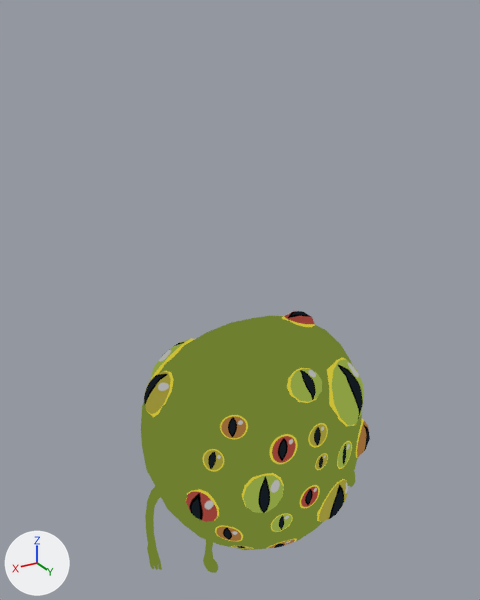
Renders of the glTF model godot/assets/models/battle/summons/EyeGuy.glb from each side of a commit.
Both versions are drawn from a 50 mm lens placed at (0.215, 0.338, 0.377), pointed at (-0.003, -0.025, 0.195). The axes (+X, +Y, +Z) are drawn at lower left. The lights are the same throughout. The first picture is the older version. Both versions are drawn at frame 5 of the action 'EyeGuy_Intro'; the numbers are the values there. Vertices at exactly the same position are counted once.

Objects in the first picture: 'EyeGuy.001'.
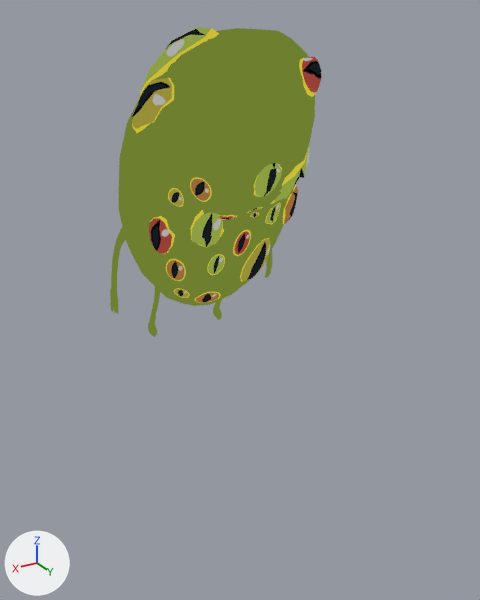
Changed parts and their boxes [x1, y1, x2, y2] in the pictures (480 x 600 px; the box of a moved part takes in the faces that stretch with it):
'EyeGuy.001', reshaped, rescaled, moved, turned: before [141, 311, 370, 573]; after [110, 27, 321, 337]
part 1 of me_eyeguy, moved or reshaped: before [317, 479, 348, 522]; after [240, 238, 271, 282]
part 2 of me_eyeguy, moved or reshaped: before [282, 311, 315, 327]; after [299, 57, 321, 97]
part 3 of me_eyeguy, moved or reshaped (not visible before): after [213, 300, 222, 320]
part 4 of me_eyeguy, moved or reshaped: before [349, 472, 355, 487]; after [265, 250, 272, 278]
part 5 of me_eyeguy, moved or reshaped: before [203, 540, 218, 573]; after [148, 287, 160, 337]
part 6 of me_eyeguy, moved or reshaped: before [145, 486, 162, 570]; after [110, 225, 128, 314]
part 7 of me_eyeguy, moved or reshaped: before [141, 316, 370, 550]; after [119, 27, 315, 306]

What changed in the scene script:
```text
Change me_eyeguy:
    used by ob_eyeguy_001; parent = ob_eyeguy; location = (0.0, 0.0, 0.0); rotation_euler = (1.571, 0.0, 0.0), in degrees (90, 0, 0)
    remove me_eyeguy.from_pydata(...)  # 1000 vertices, 1823 faces; spans x -1.79..1.8, y -0.01..3.75, z -1.48..1.3
    add me_eyeguy.from_pydata(...)  # 1000 vertices, 1823 faces; spans x -1.35..1.39, y -2.34..0.49, z 2.83..7.4
    me_eyeguy part 1: the loose piece of 37 vertices spanning x -0.79..-0.1, y 1.2..1.86, z -1.39..-1.08 is multiplied about its middle by the matrix ((0.76, 0.016, 0.012), (-0.005, 0.528, -0.721), (-0.017, 1.188, 0.319)), then moved by (0.14, -2.06, 5.67)
    me_eyeguy part 2: the loose piece of 37 vertices spanning x -0.93..-0.45, y 3.51..3.75, z -0.23..0.25 is multiplied about its middle by the matrix ((0.75, 0.022, 0.011), (-0.008, 1.016, -0.191), (-0.012, 0.869, 0.921)), then moved by (0.25, -3.27, 6.88)
    me_eyeguy part 3: the loose piece of 62 vertices spanning x -0.89..-0.7, y -0.01..0.72, z -0.24..0.07 is multiplied about its middle by the matrix ((0.732, 0.021, 0.003), (-0.001, 0.534, -0.674), (-0.011, 1.258, 0.286)), then moved by (0.22, -2.32, 3.42)
    me_eyeguy part 4: the loose piece of 101 vertices spanning x -1.79..-1.3, y 0.57..1.67, z -0.29..0.23 is multiplied about its middle by the matrix ((0.766, 0.021, 0.0), (-0.005, 0.511, -0.704), (-0.013, 1.2, 0.302)), then moved by (0.39, -2.7, 4.35)
    me_eyeguy part 5: the loose piece of 62 vertices spanning x 0.71..0.9, y -0.01..0.72, z -0.24..0.07 is multiplied about its middle by the matrix ((0.732, 0.021, 0.003), (-0.001, 0.534, -0.674), (-0.011, 1.258, 0.286)), then moved by (-0.21, -2.32, 3.4)
    me_eyeguy part 6: the loose piece of 101 vertices spanning x 1.31..1.8, y 0.57..1.67, z -0.29..0.23 is multiplied about its middle by the matrix ((0.766, 0.021, 0.0), (-0.005, 0.511, -0.704), (-0.013, 1.2, 0.302)), then moved by (-0.34, -2.72, 4.3)
    me_eyeguy part 7: 600 of 1000 vertices moved; they spanned x -1.56..1.59, y 0.53..3.71, z -1.48..1.3 and now span x -1.15..1.26, y -2.34..0.48, z 3.49..7.4; mean shift (0.06, -3.11, 5.84); largest move (-0.44, 3.71, -0.06) -> (-0.25, 0.45, 6.9)
Change ob_eyeguy_001:
    remove ob_eyeguy_001.parent = ob_eyeguy
    ob_eyeguy_001.rotation_euler: (1.571, 0.0, 0.0) -> (0.0, 0.0, 0.0)  # degrees (90, 0, 0) -> degrees (0, 0, 0)
    ob_eyeguy_001.scale: (1.0, 1.0, 1.0) -> (0.05, 0.05, 0.05)
```
